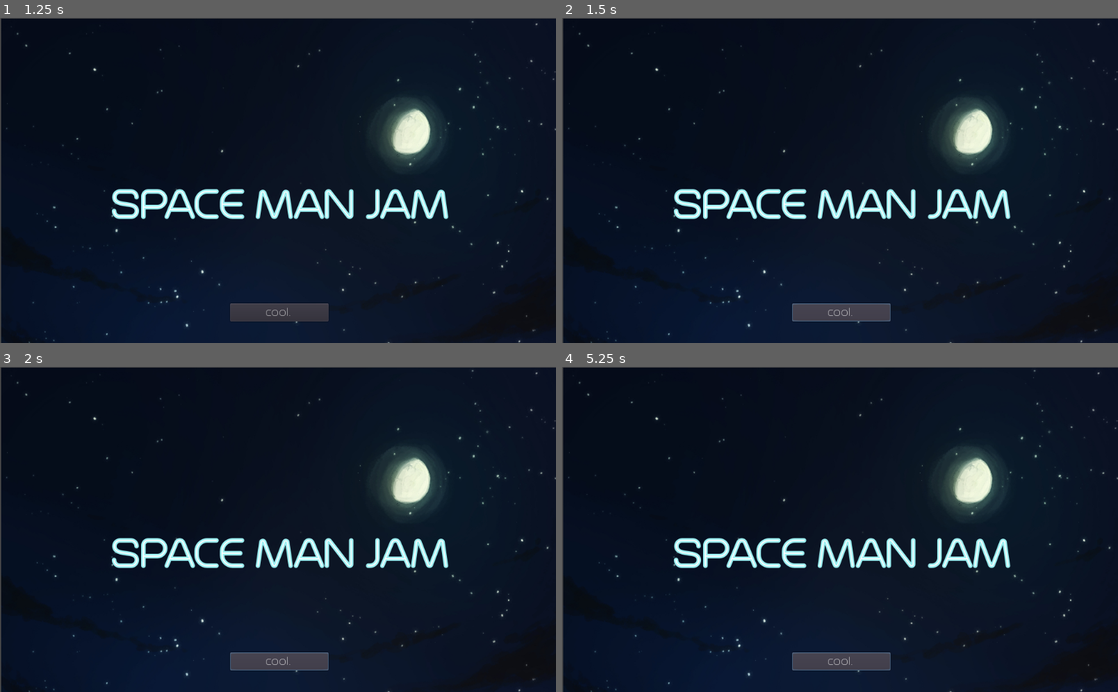
Above: before the commit, frames 1-4 (two rows, left to right).
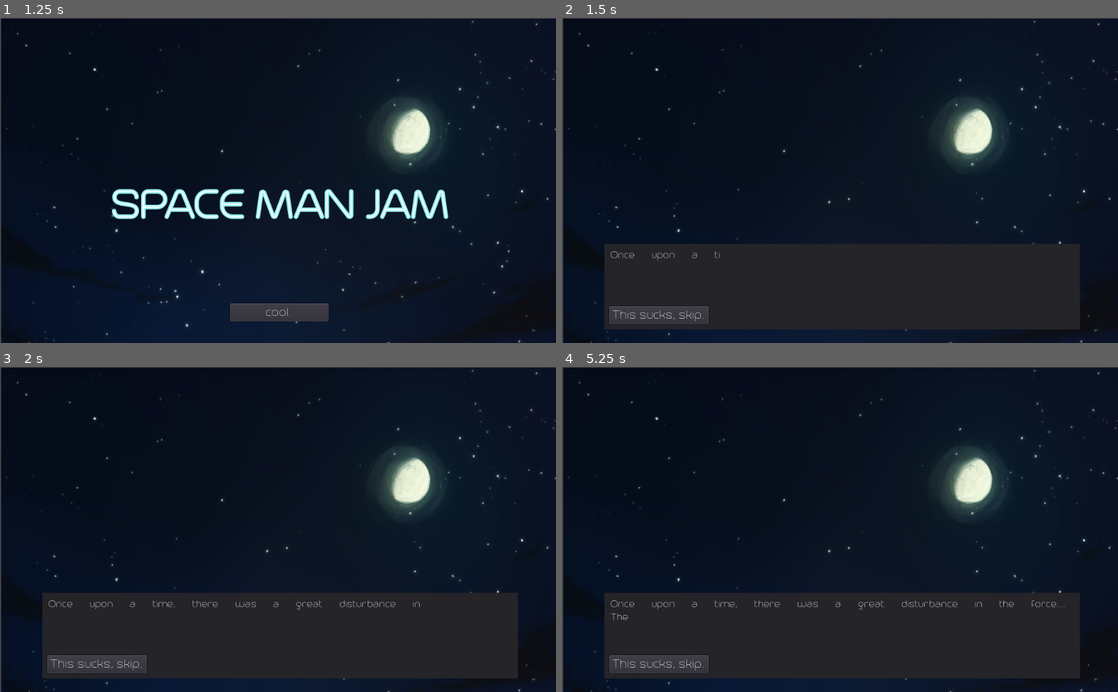
Above: after the commit, the same moments.

Repository: LegoGuy32109/FHSCompSciGodot
Game: Godot game, scene res://Scenes/Space.tscn
Two runs of this game, one before a commit and one after it. Both use one fixed random seed, a clock stepped at 60 frames per second and the inputs below.
Inputs:
- Up to frame 1 (1.25 s): click "This sucks, skip." at 0.5 s
- Up to frame 2 (1.5 s): click "cool." at 1.25 s
- Up to frame 3 (2 s): no input
- Up to frame 4 (5.25 s): click "cool." (after the commit: "This sucks, skip.") at 2 s; click "cool." at 2.75 s; click "cool." (after the commit: "This sucks, skip.") at 3.5 s; click "cool." at 4.25 s

Frame 1 is identical in both runs. In frame 2, 17% of the frame differs, in the area x 7-94%, y 52-96%; in frame 3, 18%; in frame 4, 18%.

Commit message:
added music
I uploaded everything again, maybe I don't have to do that

Diff:
--- a/TextBasedEx/Scenes/Space.tscn
+++ b/TextBasedEx/Scenes/Space.tscn
@@ -3,8 +3,8 @@
 [ext_resource path="res://Art/OBpLvHD.jpg" type="Texture" id=1]
 [ext_resource path="res://Fonts/Trench.tres" type="DynamicFontData" id=2]
 [ext_resource path="res://Fonts/TrenchDiologue.tres" type="DynamicFont" id=3]
-[ext_resource path="res://Chatbox.gd" type="Script" id=4]
-[ext_resource path="res://Scenes/Button.gd" type="Script" id=5]
+[ext_resource path="res://Scripts/Chatbox.gd" type="Script" id=4]
+[ext_resource path="res://Scripts/Button.gd" type="Script" id=5]
 
 [sub_resource type="DynamicFont" id=1]
 size = 26
--- a/TextBasedEx/Scenes/Title.tscn
+++ b/TextBasedEx/Scenes/Title.tscn
@@ -1,11 +1,12 @@
-[gd_scene load_steps=7 format=2]
+[gd_scene load_steps=8 format=2]
 
-[ext_resource path="res://Chatbox.gd" type="Script" id=1]
+[ext_resource path="res://Scripts/Chatbox.gd" type="Script" id=1]
 [ext_resource path="res://Art/OBpLvHD.jpg" type="Texture" id=2]
 [ext_resource path="res://Fonts/Trench.tres" type="DynamicFontData" id=3]
-[ext_resource path="res://Scenes/Button.gd" type="Script" id=5]
+[ext_resource path="res://Art/SpacemanJam.wav" type="AudioStream" id=4]
+[ext_resource path="res://Scripts/Button.gd" type="Script" id=5]
 
-[sub_resource type="DynamicFont" id=2]
+[sub_resource type="DynamicFont" id=1]
 size = 87
 outline_size = 3
 outline_color = Color( 0.627451, 0.94902, 0.956863, 1 )
@@ -47,9 +48,14 @@
 margin_top = 527.038
 margin_right = 604.686
 margin_bottom = 560.038
-custom_fonts/font = SubResource( 1 )
+custom_fonts/font = SubResource( 2 )
 text = "cool."
 script = ExtResource( 5 )
 __meta__ = {
 "_edit_use_anchors_": false
 }
+nextScene = "res://Scenes/Space.tscn"
+
+[node name="AudioStreamPlayer" type="AudioStreamPlayer" parent="."]
+stream = ExtResource( 4 )
+autoplay = true
--- /dev/null
+++ b/TextBasedEx/Scripts/Button.gd
@@ -0,0 +1,5 @@
+extends Button
+export var nextScene = ""
+func _pressed():
+	get_tree().change_scene(nextScene)
+	pass
--- /dev/null
+++ b/TextBasedEx/Scripts/Chatbox.gd
@@ -0,0 +1,16 @@
+extends Label
+
+var drawTextSpeed: int = 0
+var chatterLimit: int = 900
+
+func _ready():
+	pass
+
+func showChatter():
+	if drawTextSpeed < chatterLimit:
+		drawTextSpeed+=1
+		self.visible_characters = drawTextSpeed
+	pass
+func _process(delta):
+	showChatter()
+	pass
Not shown, added: TextBasedEx/Art/SpacemanJam.wav.import
Not shown: 2 places in TextBasedEx/Scenes/Title.tscn that only renumber resources
Not shown, added: TextBasedEx/Art/SpacemanJam.wav
